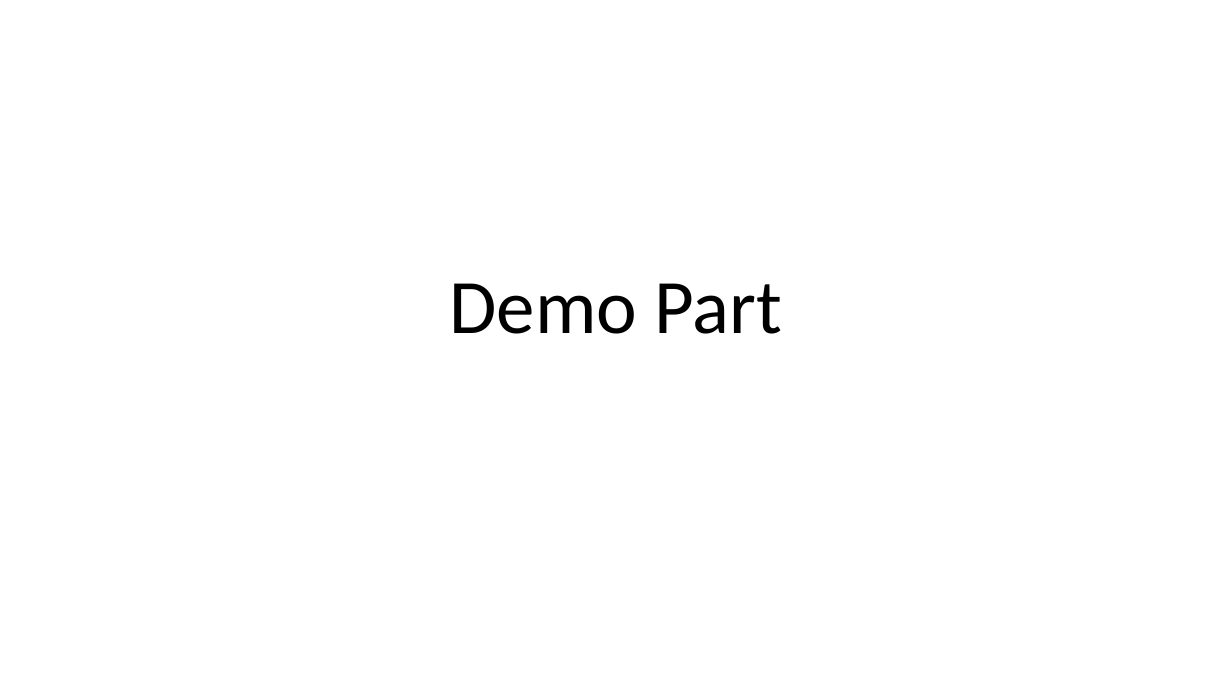
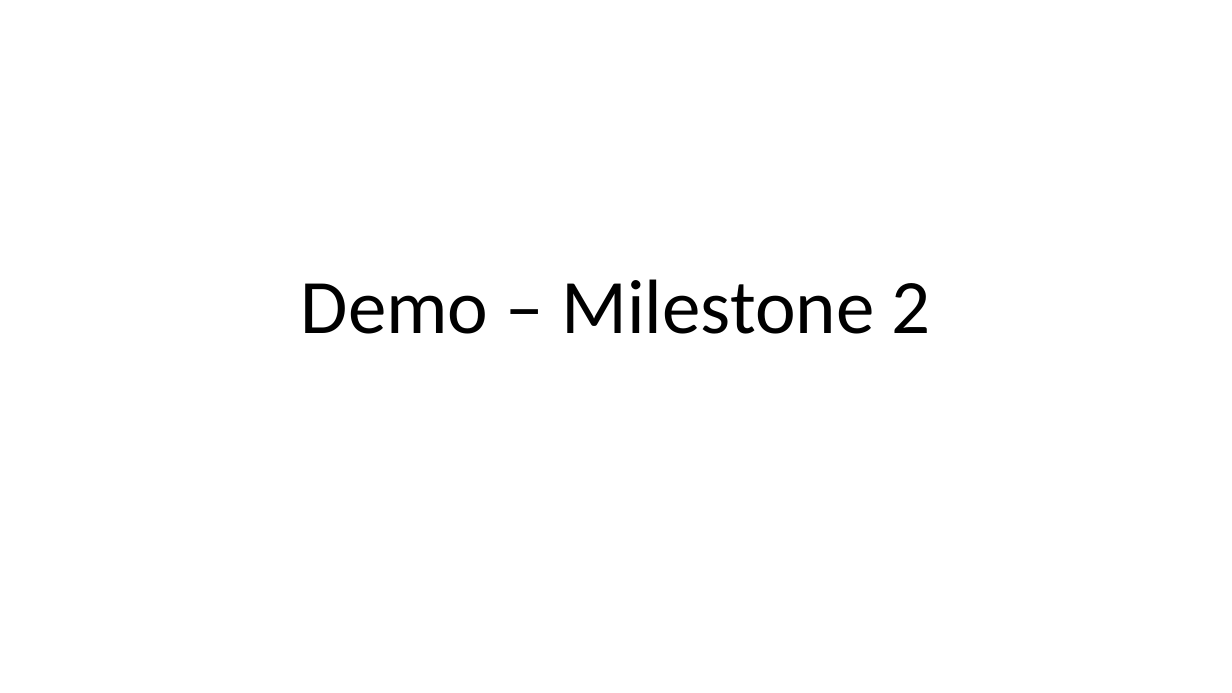
Before and after one commit to vyepuri/capstone-project-team5, a slide deck: slide 17 of Presentations/Presentation.pptx. Drawn at 1232x693 pixels with LibreOffice and Linux fonts; fonts in the diff are those of the drawing. Boxes give left, top, right and bottom in pixels: in the first picture for what was removed or moved away, otherwise in the second. Text is boxed around its words. In the diff, an @@ line names an element or a change of style, - is before the commit and + after.

```diff
--- a/Presentations/Presentation.pptx
+++ b/Presentations/Presentation.pptx
@@ title at [301, 279, 931, 334]: text changed @@
-Demo Part
+Demo – Milestone 2
```
Also in this commit, not shown: 1 other slide changed, 6 slides added.
